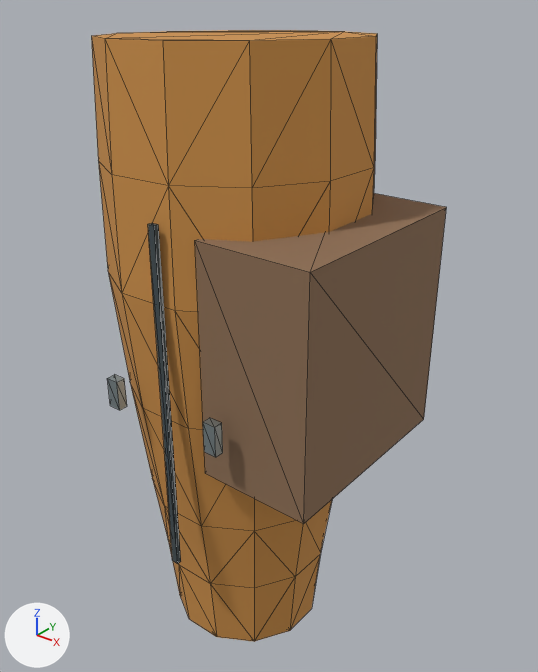
The glTF model Resource/Export/Modules/Outfit_Engineer_Female_Lean_Trouser_L.glb: old version first, new version second.
Rendered twice from a 50 mm camera at (0.408, -0.35, 0.991) aimed at (0.124, 0.005, 0.771). Every picture has the same lights, and +X, +Y and +Z are marked at lower left. The first picture is the older version. Mesh edges are drawn as thin lines. Vertices at exactly the same position are counted once.

Script lines for the objects in view, before the commit:
```python
me_outfit_engineer_female_lean_trouser_l_mesh_001 = bpy.data.meshes.new('Outfit_Engineer_Female_Lean_Trouser_L_Mesh.001')
me_outfit_engineer_female_lean_trouser_l_mesh_001.from_pydata(...)  # 116 vertices, 206 faces; spans x 0.025..0.218, y -0.095..0.08, z 0.548..0.963
# faces by material slot: [158, 12, 12, 24]
me_outfit_engineer_female_lean_trouser_l_mesh_001.materials.append(mat_cloth_ochre)  # orange #cd9048
me_outfit_engineer_female_lean_trouser_l_mesh_001.materials.append(mat_wood_composite)  # brown #8e6f55
me_outfit_engineer_female_lean_trouser_l_mesh_001.materials.append(mat_fabric_seam)  # greyish blue #424d52
me_outfit_engineer_female_lean_trouser_l_mesh_001.materials.append(mat_fastener_titanium)  # grey #a8b6ba
ob_outfit_engineer_female_lean_trouser_l = bpy.data.objects.new('Outfit_Engineer_Female_Lean_Trouser_L', me_outfit_engineer_female_lean_trouser_l_mesh_001)
ob_outfit_engineer_female_lean_trouser_l.location = (0.0, 0.0, 0.0)
```
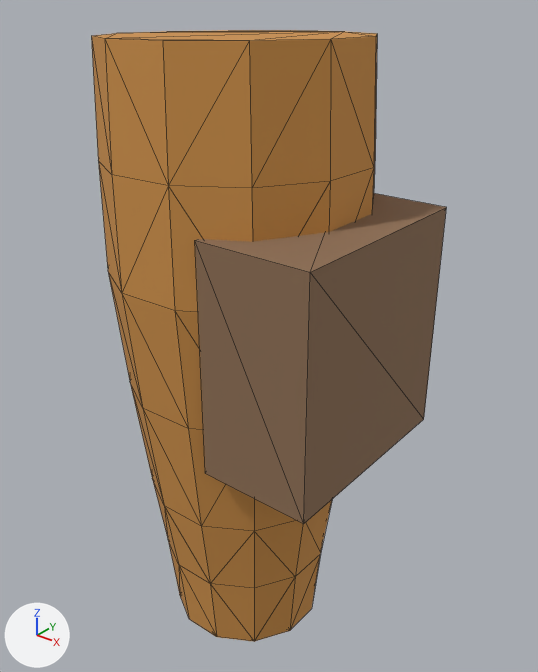
Edits to the bpy script that builds the scene:
```text
Change me_outfit_engineer_female_lean_trouser_l_mesh_001:
    used by ob_outfit_engineer_female_lean_trouser_l; location = (0.0, 0.0, 0.0)
    remove me_outfit_engineer_female_lean_trouser_l_mesh_001.from_pydata(...)  # 116 vertices, 206 faces; spans x 0.025..0.218, y -0.095..0.08, z 0.548..0.963
    add me_outfit_engineer_female_lean_trouser_l_mesh_001.from_pydata(...)  # 92 vertices, 170 faces; spans x 0.025..0.218, y -0.086..0.08, z 0.548..0.963
    me_outfit_engineer_female_lean_trouser_l_mesh_001 part 1: the loose piece of 8 vertices spanning x 0.076..0.085, y -0.095..-0.089, z 0.745..0.765 is deleted
    me_outfit_engineer_female_lean_trouser_l_mesh_001 part 2: the loose piece of 8 vertices spanning x 0.157..0.166, y -0.095..-0.089, z 0.745..0.765 is deleted
    me_outfit_engineer_female_lean_trouser_l_mesh_001 part 3: the loose piece of 8 vertices spanning x 0.119..0.124, y -0.091..-0.088, z 0.639..0.872 is deleted
    remove me_outfit_engineer_female_lean_trouser_l_mesh_001.materials.append(mat_fabric_seam)  # greyish blue #424d52
    remove me_outfit_engineer_female_lean_trouser_l_mesh_001.materials.append(mat_fastener_titanium)  # grey #a8b6ba
```

Changed parts and their boxes [x1, y1, x2, y2] in the pictures (538 x 672 px):
part 1 of me_outfit_engineer_female_lean_trouser_l_mesh_001, deleted: before [107, 375, 127, 410]
part 2 of me_outfit_engineer_female_lean_trouser_l_mesh_001, deleted: before [203, 418, 223, 457]
part 3 of me_outfit_engineer_female_lean_trouser_l_mesh_001, deleted: before [148, 223, 181, 564]
